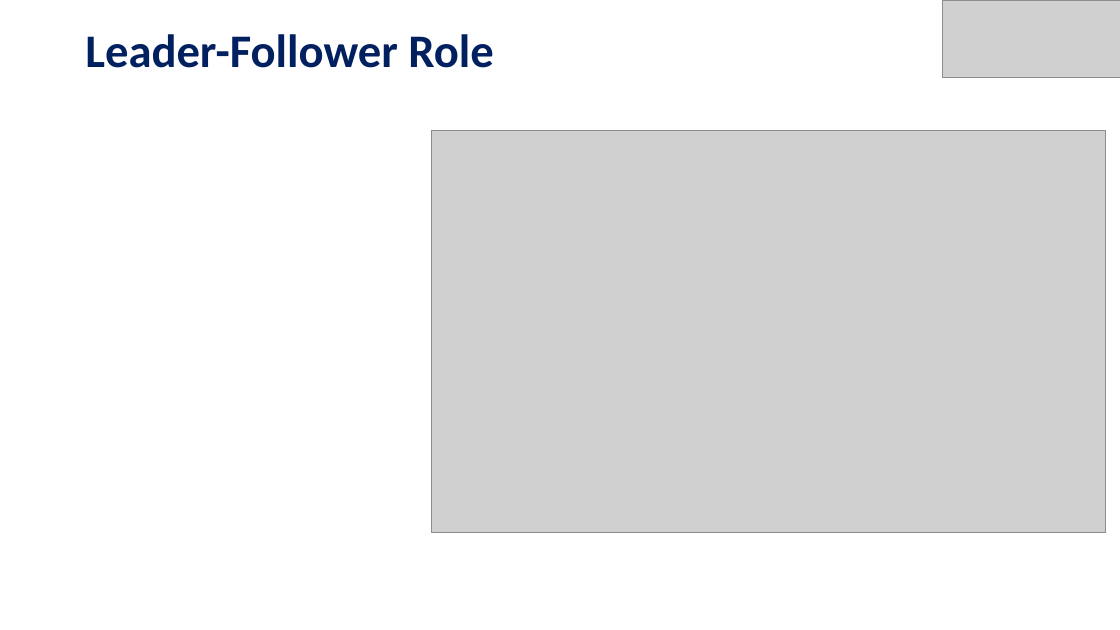
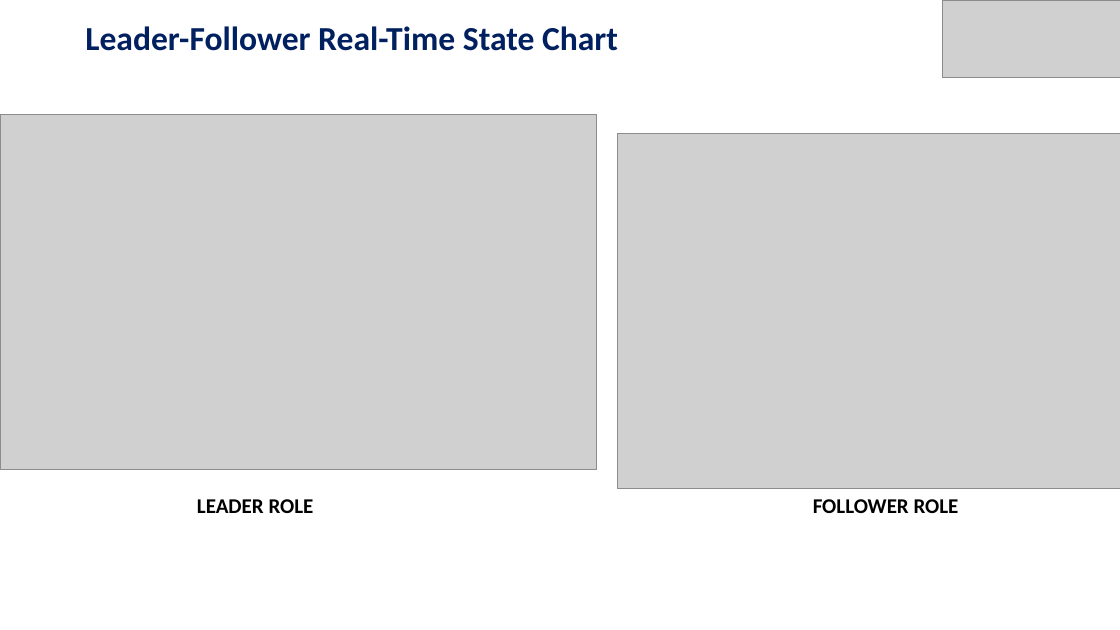
Before and after one commit to anand6105/MSE_QRBOT, a slide deck: slide 19 of docs/QUICK_RESCUE_BOT.pptx (slide 17 before the commit). Drawn at 1120x630 pixels with LibreOffice and Linux fonts; fonts in the diff are those of the drawing; grey boxes stand for pictures. Boxes give left, top, right and bottom in pixels: in the first picture for what was removed or moved away, otherwise in the second. Text is boxed around its words. In the diff, an @@ line names an element or a change of style, - is before the commit and + after.

Commit message:
Updated the slides for the roles, sequence diagram , state chart and component diagram

```diff
--- a/docs/QUICK_RESCUE_BOT.pptx
+++ b/docs/QUICK_RESCUE_BOT.pptx
@@ title at bbox=[85, 26, 618, 51]: text changed; size 40 to 28.8 pt @@
-Leader-Follower Role
+Leader-Follower Real-Time State Chart
@@ picture: place and size @@
-picture at bbox=[432, 131, 1106, 533]
+picture at bbox=[0, 114, 597, 470]
@@ picture added at bbox=[618, 133, 1120, 488] @@
@@ text added at bbox=[197, 499, 314, 513], 18 pt, text #000000, bold @@
+LEADER ROLE
@@ text added at bbox=[813, 499, 959, 513], 18 pt, text #000000, bold @@
+FOLLOWER ROLE
```
Also in this commit, not shown: 16 other slides changed, 8 slides added, 2 slides removed.
